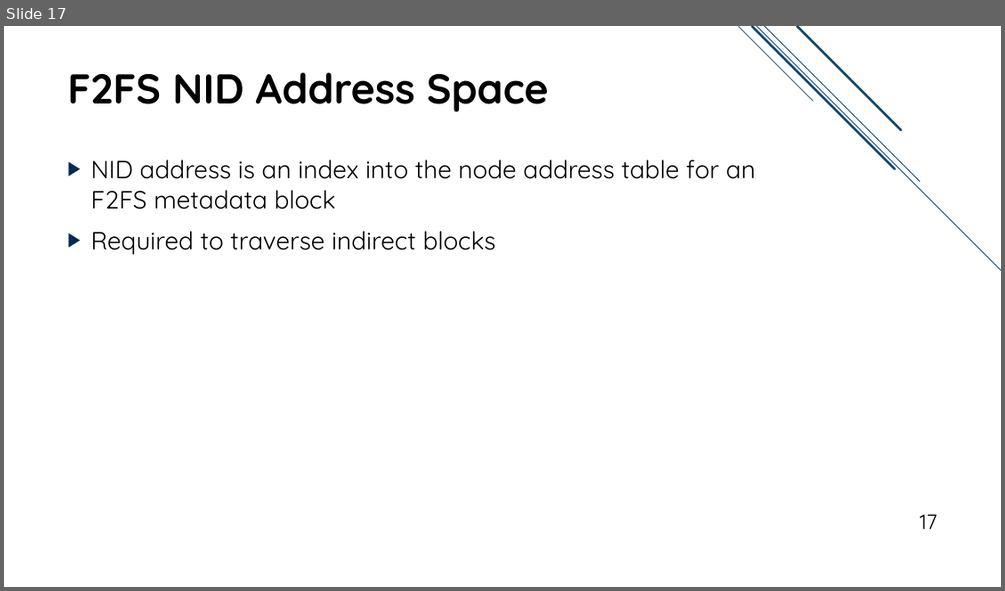
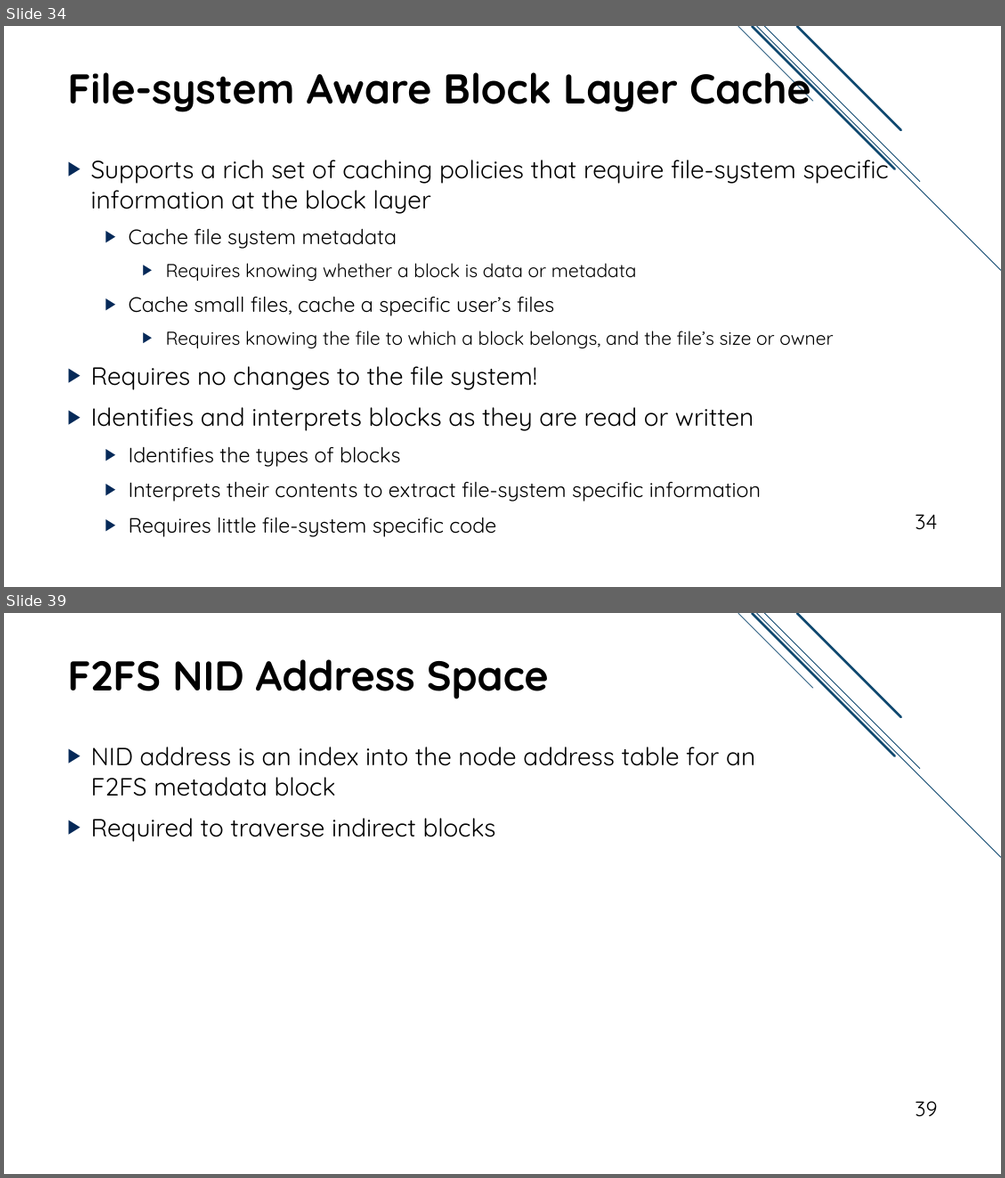
Before and after one commit to jacksun007/spiffy-paper, a slide deck: talk/spiffy_talk.pptx. Shown one above the other, each under a label of ours: slide 17 before the commit, slides 34 and 39 after it; the slides between them are not shown. The pictures are 1005x591 and 1005x1178 pixels, drawn with LibreOffice and Linux fonts; fonts in the diff are those of the drawing. Boxes give left, top, right and bottom in pixels: in the first picture for what was removed or moved away, otherwise in the second. Text is boxed around its words. In the diff, an @@ line names an element or a change of style, - is before the commit and + after.

```diff
--- a/talk/spiffy_talk.pptx
+++ b/talk/spiffy_talk.pptx
@@ slide 34 added at <box>4,26,1001,587</box>, background #FFFFFF; not listed: 5 template elements that a slide beside it also shows @@
@@ title added at <box>67,61,811,112</box>, 40 pt, text #000000, bold @@
+File-system Aware Block Layer Cache
@@ text added at <box>91,152,889,537</box>, 20 pt, text #000000 @@
+▶ Supports a rich set of caching policies that require file-system specific information at the block layer
+  ▶ Cache file system metadata
+    ▶ Requires knowing whether a block is data or metadata
+  ▶ Cache small files, cache a specific user’s files
+    ▶ Requires knowing the file to which a block belongs, and the file’s size or owner
+▶ Requires no changes to the file system!
+▶ Identifies and interprets blocks as they are read or written
+  ▶ Identifies the types of blocks
+  ▶ Interprets their contents to extract file-system specific information
+  ▶ Requires little file-system specific code
@@ page number added at <box>914,514,937,530</box>, 20 pt, text #000000 @@
+34
@@ what was slide 17 is now slide 39 @@
@@ page number at <box>914,1101,937,1117</box>: text changed @@
-17
+39
```
Also in this commit, not shown: 25 slides changed, 2 other slides added, 2 slides removed.
